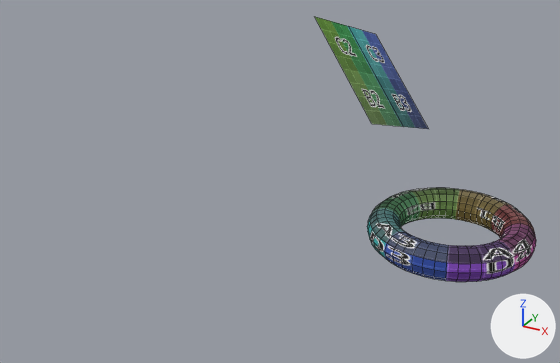
An edit to the COLLADA model media/models/cube.dae, drawn before and after from the same camera.
Both versions are drawn from a 50 mm lens placed at (8.62, -8.31, 6.79), pointed at (2.87, 2.14, 1.57). The axes (+X, +Y, +Z) are drawn at lower right. The lights are the same throughout. Mesh edges are drawn as thin lines.

Before the edit, the objects in view are built like this:
```python
me_plane = bpy.data.meshes.new('Plane')
me_plane.from_pydata(...)  # 6 vertices, 2 faces; spans x 3.2..4.81, y 2.0..4.54, z 2.28..4.26
me_plane.materials.append(mat_material)  # picture img_uv_color_png
me_torus = bpy.data.meshes.new('Torus')
me_torus.from_pydata(...)  # a torus around z (ring radius 1.0, tube radius 0.25) spanning x 4.57..7.07, y 0.89..3.39, z 1.12..1.62
me_torus.materials.append(mat_material)  # picture img_uv_color_png
ob_plane = bpy.data.objects.new('Plane', me_plane)
ob_plane.location = (0.0, 0.0, 0.0)
ob_torus = bpy.data.objects.new('Torus', me_torus)
ob_torus.location = (0.0, 0.0, 0.0)
```
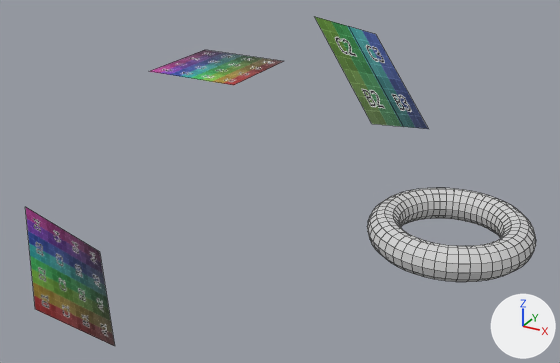
Patch to the scene script:
```diff
--- a/media/models/cube.dae.py
+++ b/media/models/cube.dae.py
@@ mat_material_001 @@
+mat_material_001 = principled_material('Material.001')
+mat_material_001.base_color = (0.64, 0.64, 0.64)  # light grey #d1d1d1
+mat_material_001.roughness = 0.9
@@ me_torus @@
 me_torus.from_pydata(...)  # 576 vertices, 576 faces; spans x 4.57..7.07, y 0.89..3.39, z 1.12..1.62
-me_torus.materials.append(mat_material)  # picture img_uv_color_png
+me_torus.materials.append(mat_material_001)  # light grey #d1d1d1
@@ me_plane_001 @@
+me_plane_001.from_pydata(...)  # 4 vertices, 1 face; spans x -1.0..1.0, y 3.72..5.72, z 2.55
+me_plane_001.materials.append(mat_material)  # picture img_uv_color_png
@@ me_plane_002 @@
+me_plane_002.from_pydata(...)  # 4 vertices, 1 face; spans x -0.77..0.77, y -1.29..1.29, z -1.18..1.18
+me_plane_002.materials.append(mat_material)  # picture img_uv_color_png
@@ ob_plane_001 @@
+ob_plane_001 = bpy.data.objects.new('Plane_001', me_plane_001)
+ob_plane_001.location = (0.0, 0.0, 0.0)
@@ ob_plane_002 @@
+ob_plane_002 = bpy.data.objects.new('Plane_002', me_plane_002)
+ob_plane_002.location = (0.0, 0.0, 0.0)
```

Where the change shows, as pixel boxes (x1, y1, x2, y2) in the pictures (560 x 363 px):
'Torus', recoloured
    both: (367, 188, 536, 282)
'Plane_002', added
    after: (26, 207, 115, 346)
'Plane_001', added
    after: (149, 50, 284, 85)
